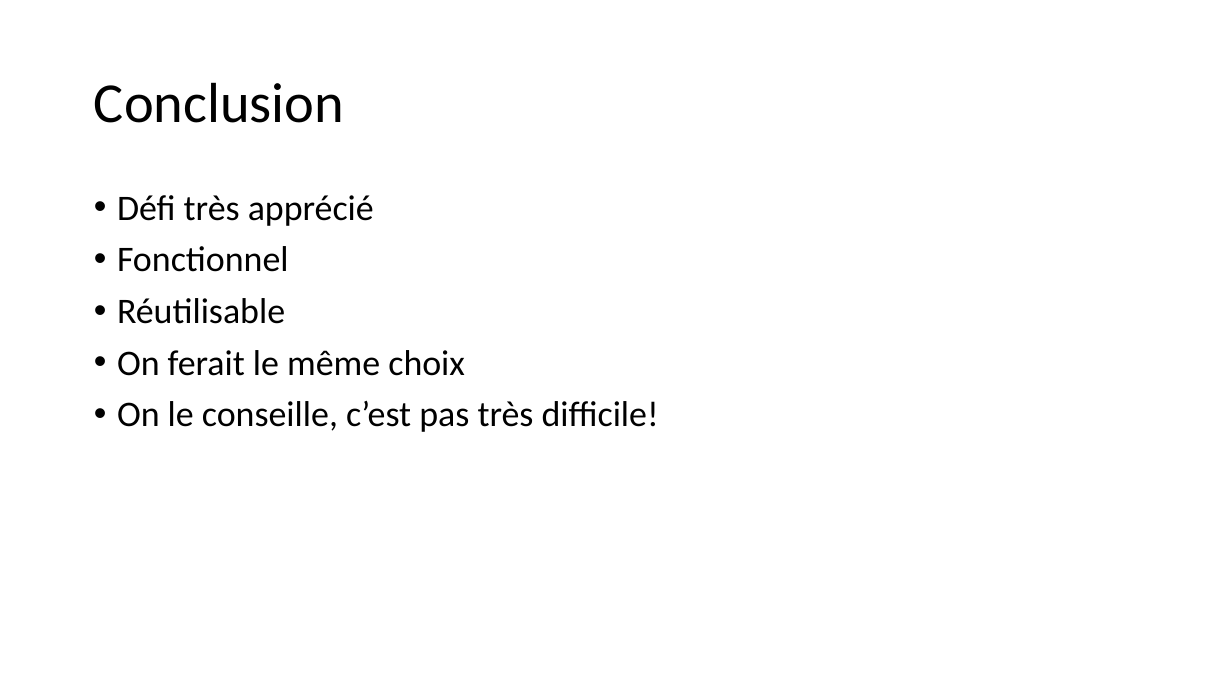
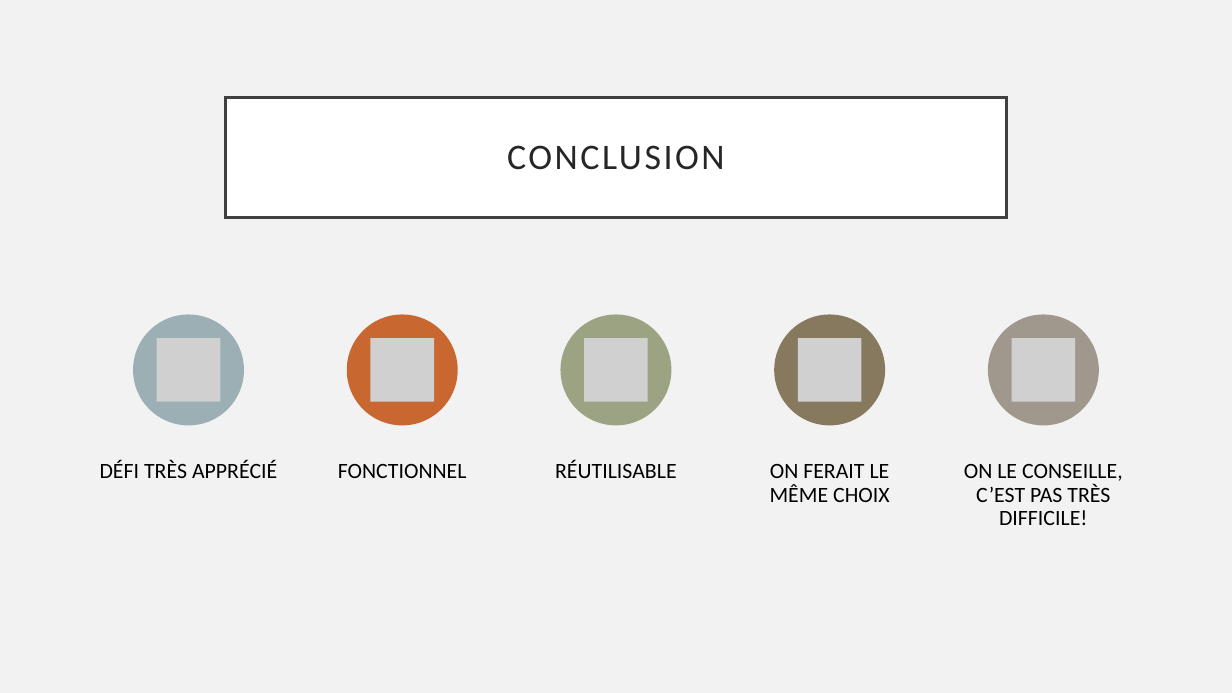
Before and after one commit to 1732956/ESP, a slide deck: slide 8 of Presentations/Défi ESP.pptx. Drawn at 1232x693 pixels with LibreOffice and Linux fonts; fonts in the diff are those of the drawing; grey boxes stand for pictures. Boxes give left, top, right and bottom in pixels: in the first picture for what was removed or moved away, otherwise in the second. Text is boxed around its words. In the diff, an @@ line names an element or a change of style, - is before the commit and + after.

```diff
--- a/Presentations/Défi ESP.pptx
+++ b/Presentations/Défi ESP.pptx
@@ background #FFFFFF to #F2F2F2 @@
@@ title "CONCLUSION": place and size @@
-title "CONCLUSION" at (94,82,344,123)
+title "CONCLUSION" at (226,97,1006,217)
@@ title "CONCLUSION" at (226,97,1006,217): fill none to #FFFFFF; outline none to #404040 2.5 pt @@
@@ title at (507,145,725,170): text changed; size 44 to 28 pt; text colour #000000 to #262626 @@
-Conclusion
+CONCLUSION
@@ text removed at (117,195,659,432) @@
-• Défi très apprécié
-• Fonctionnel
-• Réutilisable
-• On ferait le même choix
-• On le conseille, c’est pas très difficile!
@@ group added at (100,314,1123,525): 5 ellipses, 5 pictures, 5 texts @@
+DÉFI TRÈS APPRÉCIÉ
+FONCTIONNEL
+RÉUTILISABLE
+ON FERAIT LE MÊME CHOIX
+ON LE CONSEILLE, C’EST PAS TRÈS DIFFICILE!
```
Also in this commit, not shown: 7 other slides changed, 1 other file.
